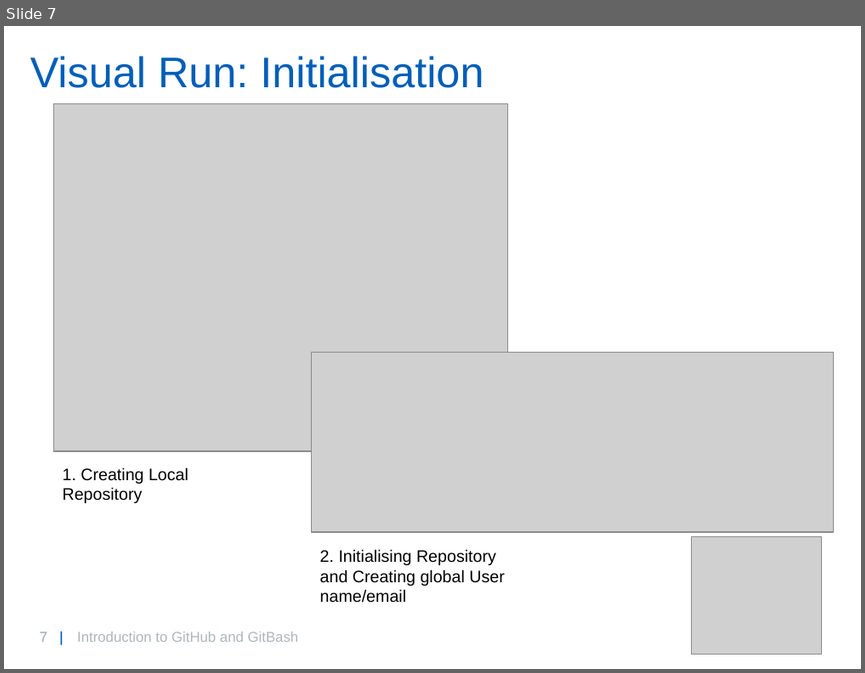
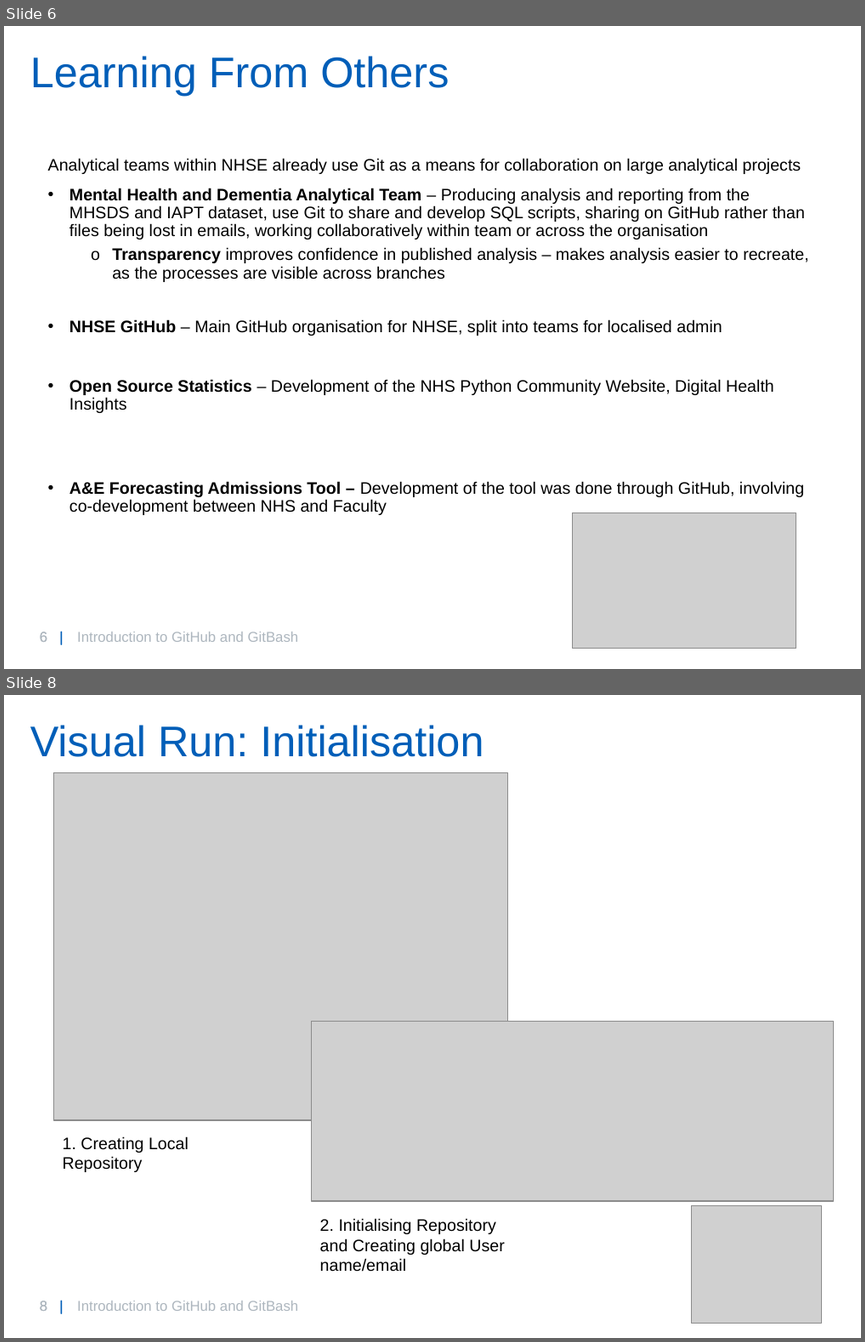
Before and after one commit to willbrooks2/Git_Introduction, a slide deck: GitIntro.pptx. Shown one above the other, each under a label of ours: slide 7 before the commit, slides 6 and 8 after it; the slides between them are not shown. The pictures are 865x673 and 865x1342 pixels, drawn with LibreOffice and Linux fonts; fonts in the diff are those of the drawing; grey boxes stand for pictures; background and template pictures are left out. Boxes give left, top, right and bottom in pixels: in the first picture for what was removed or moved away, otherwise in the second. Text is boxed around its words. In the diff, an @@ line names an element or a change of style, - is before the commit and + after.

```diff
--- a/GitIntro.pptx
+++ b/GitIntro.pptx
@@ slide 6 added at bbox=[4, 26, 861, 669], background #FFFFFF; not listed: 2 template elements that a slide beside it also shows @@
@@ title added at bbox=[30, 56, 449, 96], 36 pt, text #005EB8 @@
+Learning From Others
@@ text added at bbox=[48, 158, 808, 515], 14 pt, text #000000 @@
+Analytical teams within NHSE already use Git as a means for collaboration on large analytical projects
+• Mental Health and Dementia Analytical Team – Producing analysis and reporting from the MHSDS and IAPT dataset, use Git to share and develop SQL scripts, sharing on GitHub rather than files being lost in emails, working collaboratively within team or across the organisation
+  o Transparency improves confidence in published analysis – makes analysis easier to recreate, as the processes are visible across branches
+• NHSE GitHub – Main GitHub organisation for NHSE, split into teams for localised admin
+• Open Source Statistics – Development of the NHS Python Community Website, Digital Health Insights
+• A&E Forecasting Admissions Tool – Development of the tool was done through GitHub, involving co-development between NHS and Faculty
@@ picture added at bbox=[572, 513, 795, 648] @@
@@ text added at bbox=[77, 631, 299, 641], 12 pt, text #ADB6BE @@
+Introduction to GitHub and GitBash
@@ what was slide 7 is now slide 8 @@
@@ page number at bbox=[31, 1293, 92, 1318]: text changed @@
-7 |
+8 |
@@ page number at bbox=[40, 1300, 47, 1310]: text changed @@
-7 |
+8 |
```
Also in this commit, not shown: 6 slides changed.
